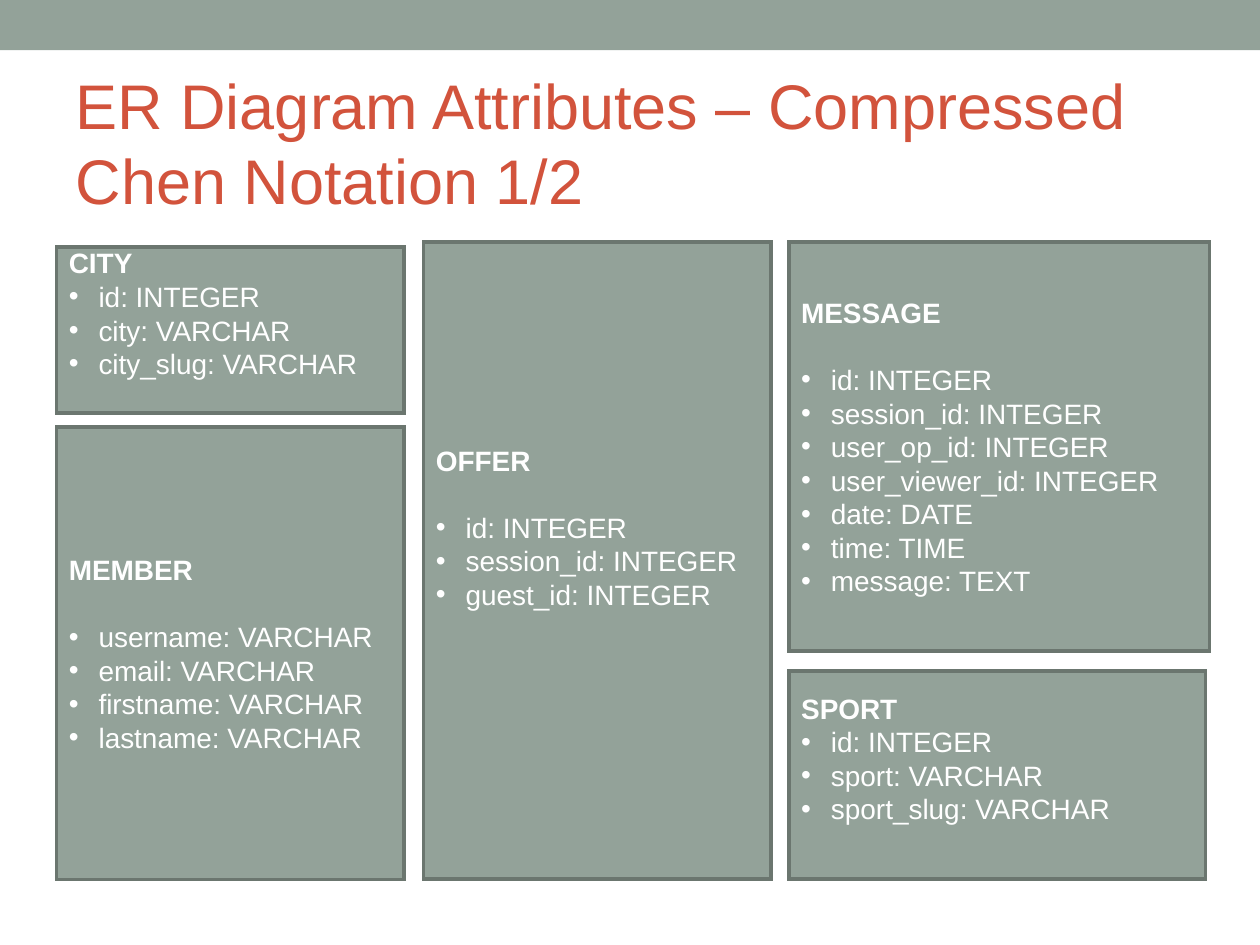
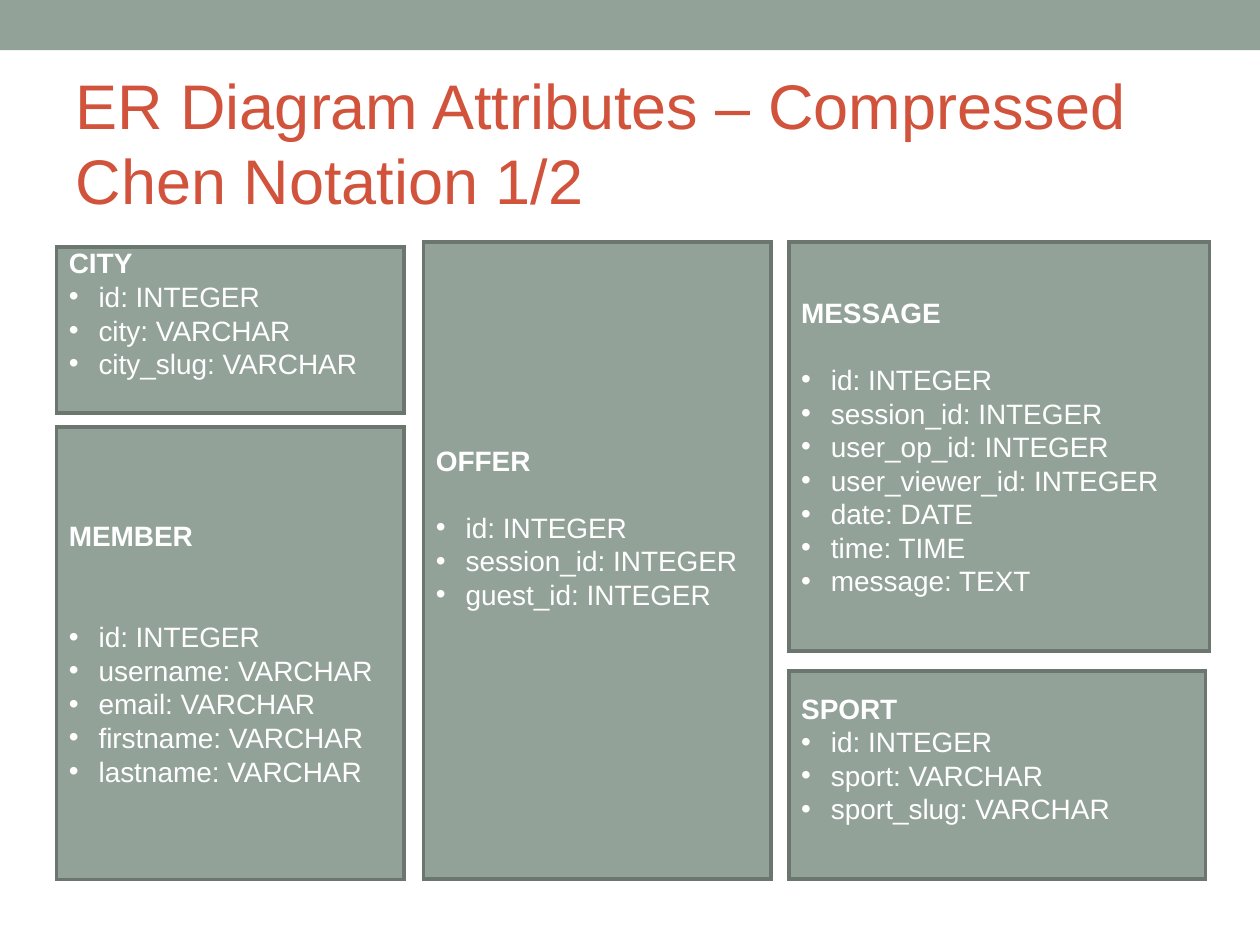
Before and after one commit to HelenFoster/DIM3-Team-K, a slide deck: slide 5 of Documents/Team-K-PlayMaker_updated.ppt. Drawn at 1260x945 pixels with LibreOffice and Linux fonts; fonts in the diff are those of the drawing. Boxes give left, top, right and bottom in pixels: in the first picture for what was removed or moved away, otherwise in the second. Text is boxed around its words. In the diff, an @@ line names an element or a change of style, - is before the commit and + after.

```diff
--- a/Documents/Team-K-PlayMaker_updated.ppt
+++ b/Documents/Team-K-PlayMaker_updated.ppt
@@ text in rectangle at (x1=99, y1=627, x2=260, y2=647): paragraph added @@
+• id: INTEGER
```
Also in this commit, not shown: 2 other slides changed.
